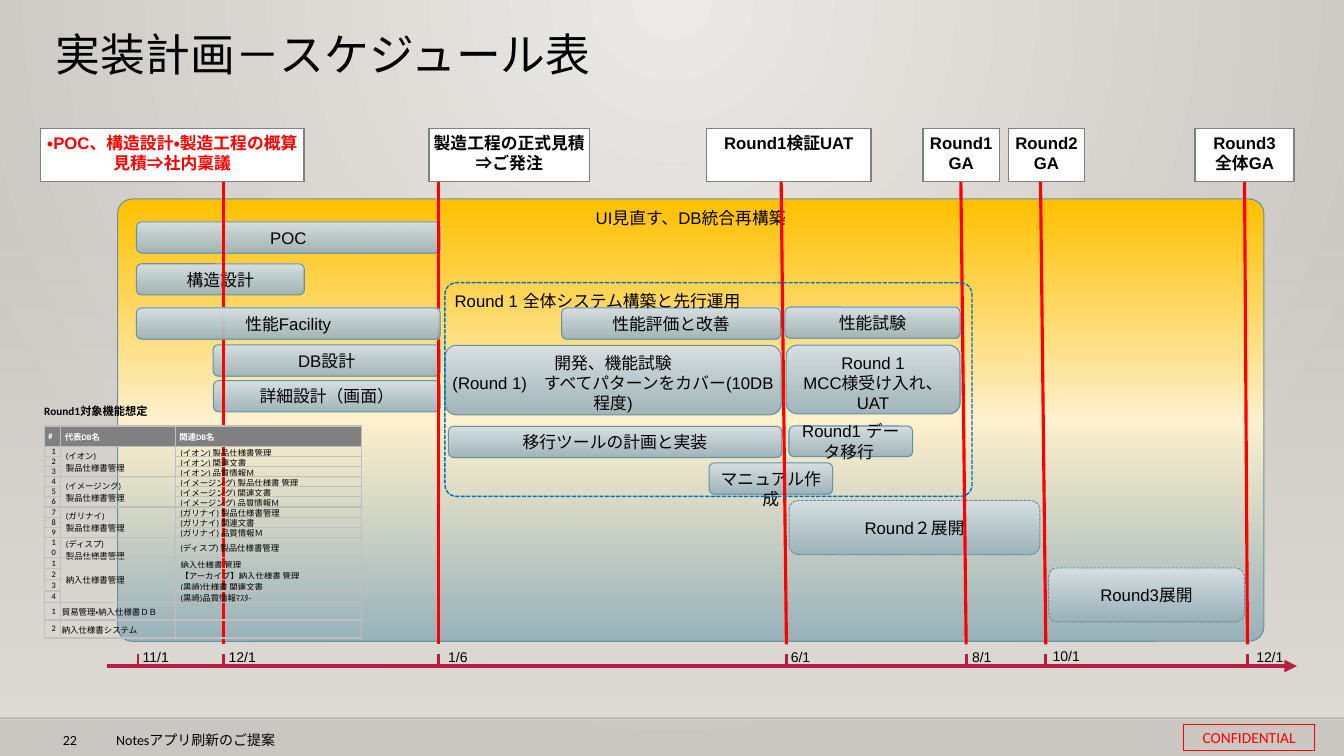
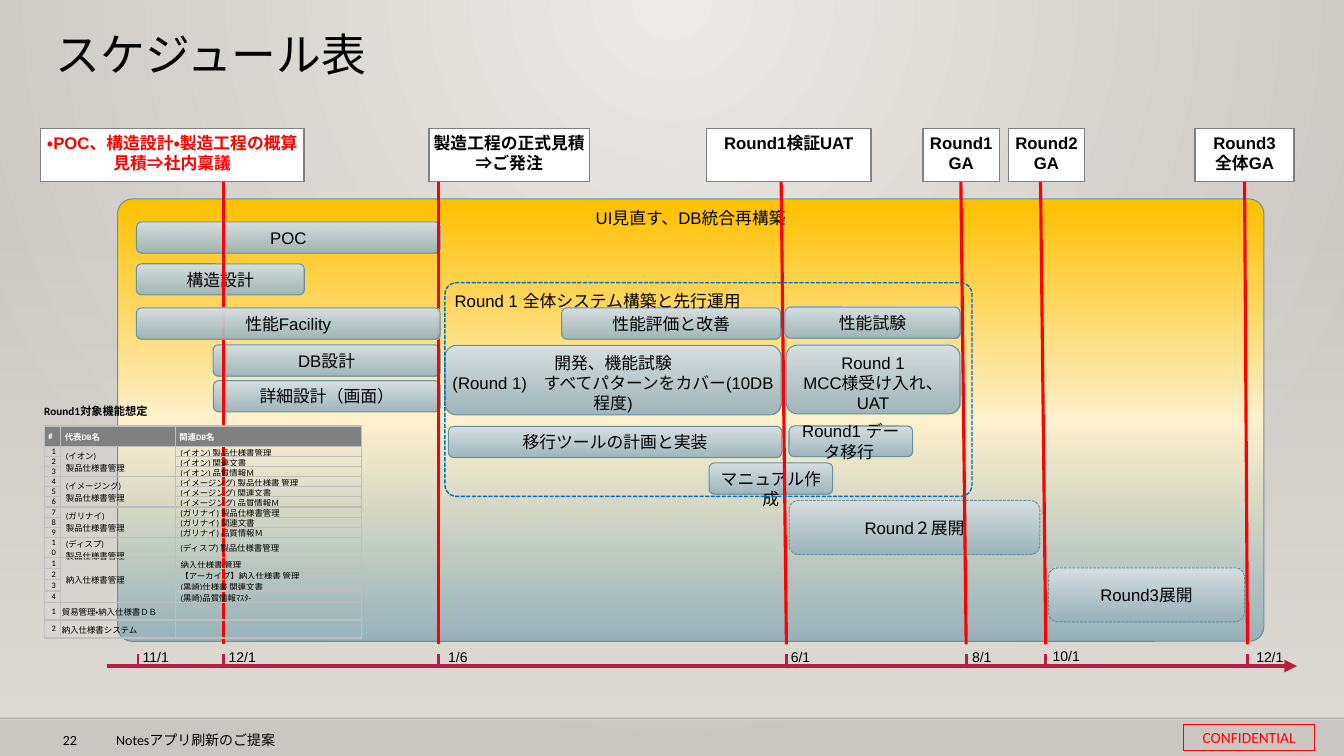
Before and after one commit to 0494938/Notes--CMS-Online, a slide deck: slide 22 of Notesアプリ刷新プロジェクト提案見積もり.pptx. Drawn at 1344x756 pixels with LibreOffice and Linux fonts; fonts in the diff are those of the drawing; background and template pictures are left out. Boxes give left, top, right and bottom in pixels: in the first picture for what was removed or moved away, otherwise in the second. Text is boxed around its words. In the diff, an @@ line names an element or a change of style, - is before the commit and + after.

```diff
--- a/Notesアプリ刷新プロジェクト提案見積もり.pptx
+++ b/Notesアプリ刷新プロジェクト提案見積もり.pptx
@@ title at bbox=[56, 33, 367, 75]: text changed @@
-実装計画－スケジュール表
+スケジュール表
```
Also in this commit, not shown: 5 other slides changed.
